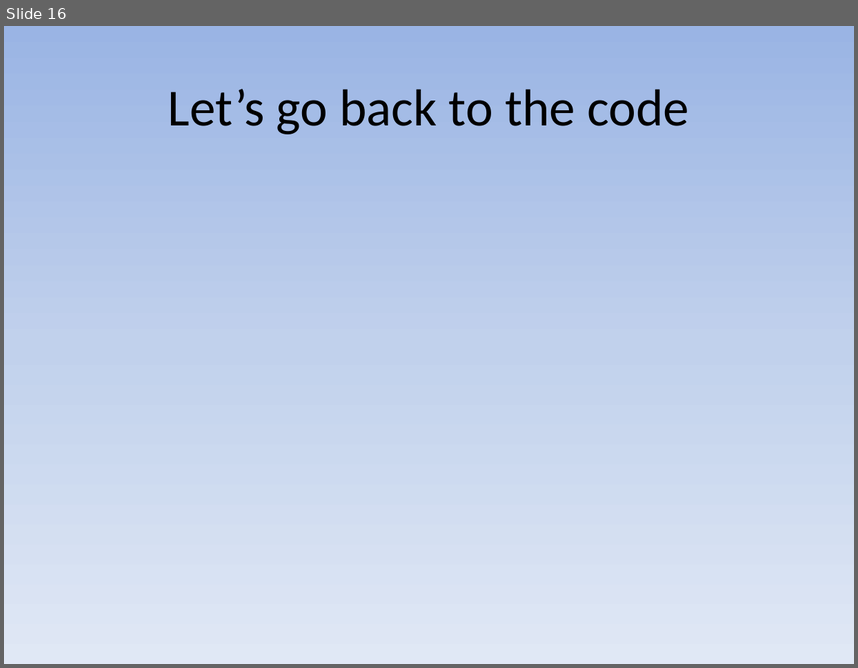
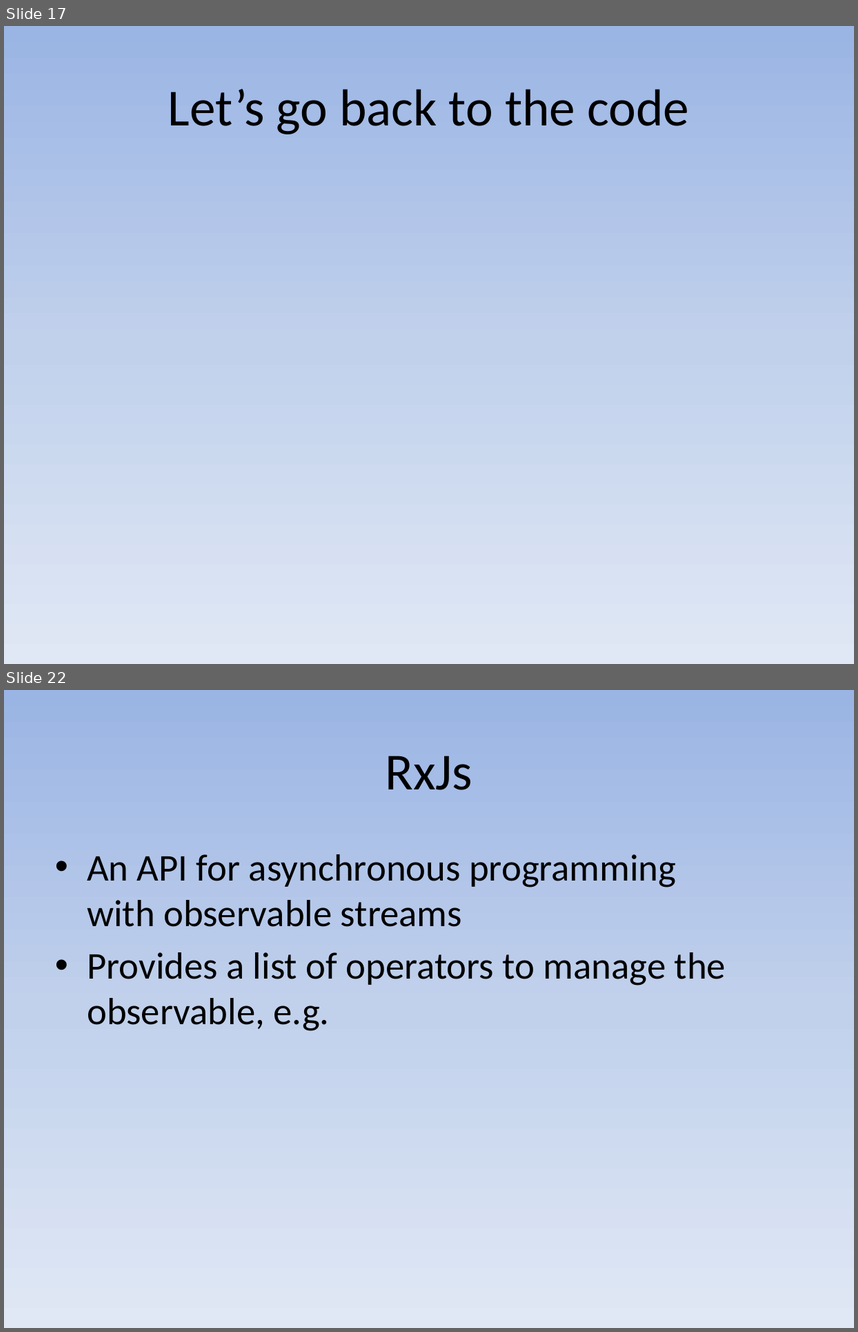
Before and after one commit to mayuanyang/HelloAngular2, a slide deck: angular2.pptx. Shown one above the other, each under a label of ours: slide 16 before the commit, slides 17 and 22 after it; the slides between them are not shown. The pictures are 858x668 and 858x1332 pixels, drawn with LibreOffice and Linux fonts; fonts in the diff are those of the drawing. Boxes give left, top, right and bottom in pixels: in the first picture for what was removed or moved away, otherwise in the second. Text is boxed around its words. In the diff, an @@ line names an element or a change of style, - is before the commit and + after.

Commit message:
Implement simple observable component

```diff
--- a/angular2.pptx
+++ b/angular2.pptx
@@ slide 22 added at <box>4,690,854,1328</box>, background gradient #9AB5E4 to #C2D1ED to #E1E8F5 @@
@@ title added at <box>385,756,473,790</box>, 44 pt, text #000000 @@
+RxJs
@@ text added at <box>87,854,726,1031</box>, 32 pt, text #000000 @@
+• An API for asynchronous programming
+  with observable streams
+• Provides a list of operators to manage the observable, e.g.
@@ what was slide 16 is now slide 17 @@
```
Also in this commit, not shown: 2 slides changed, 5 other slides added, 12 other files.
